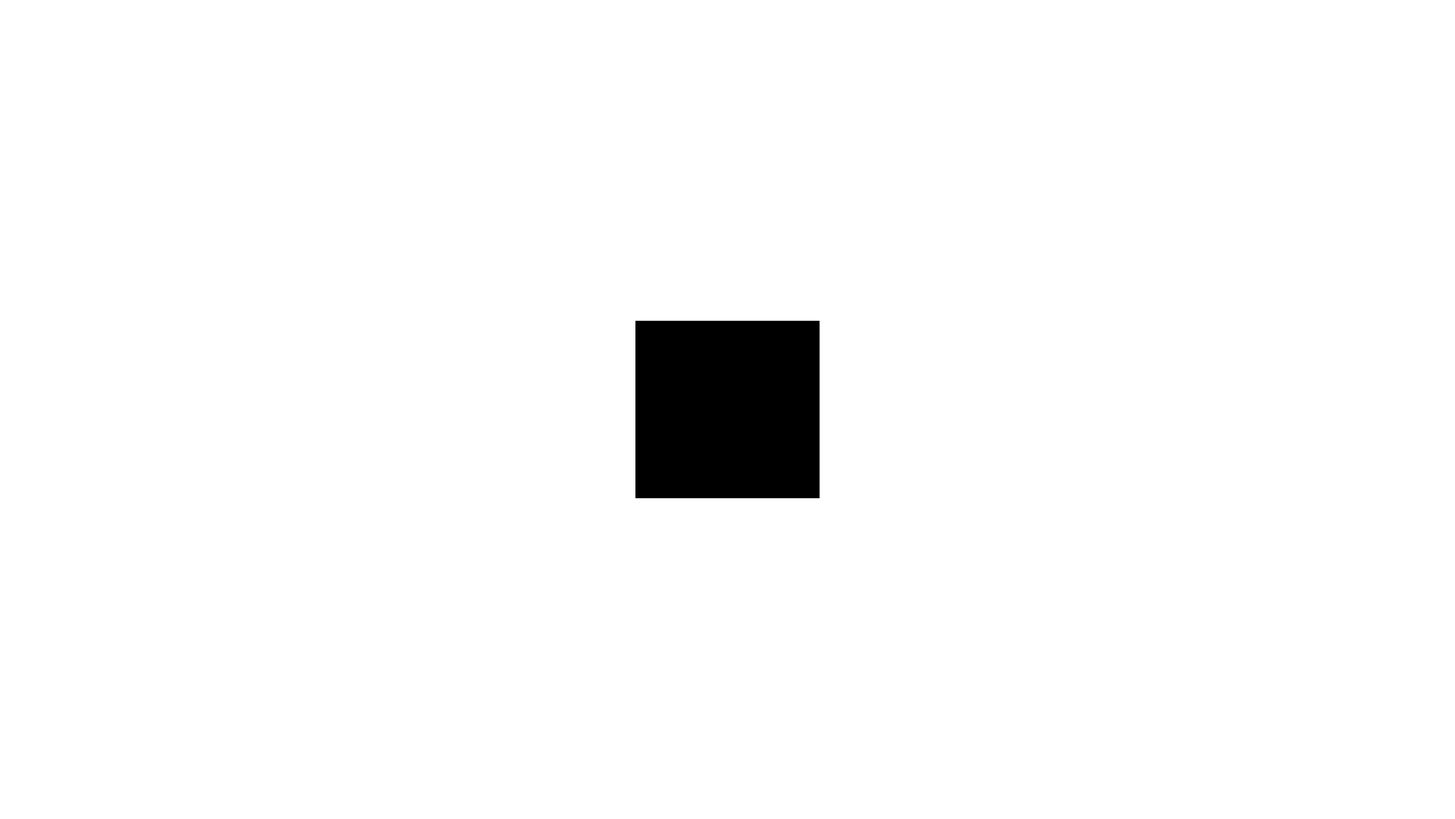
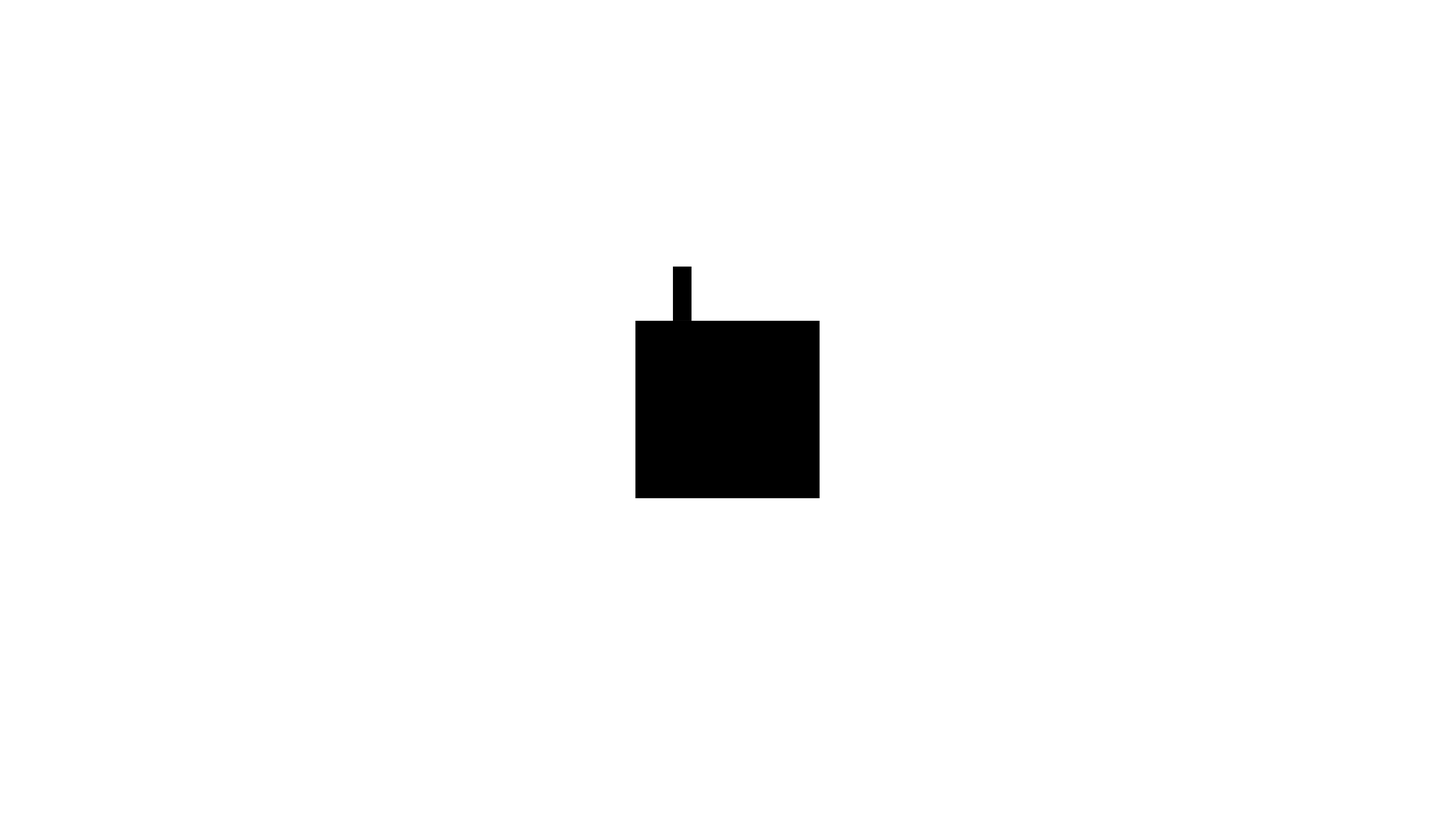
Before/after of a 1455x819 layered artwork. What changed in the layer stack:
added layer "Player" above "Ground1" over [673, 266, 692, 321]
